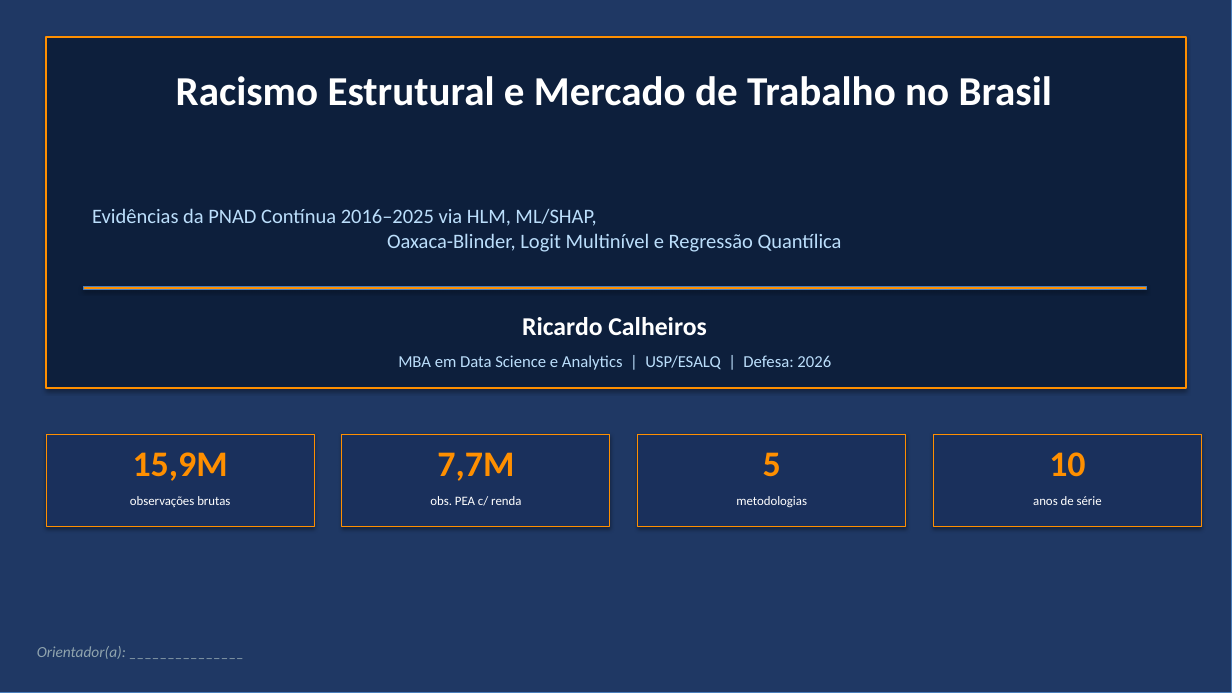
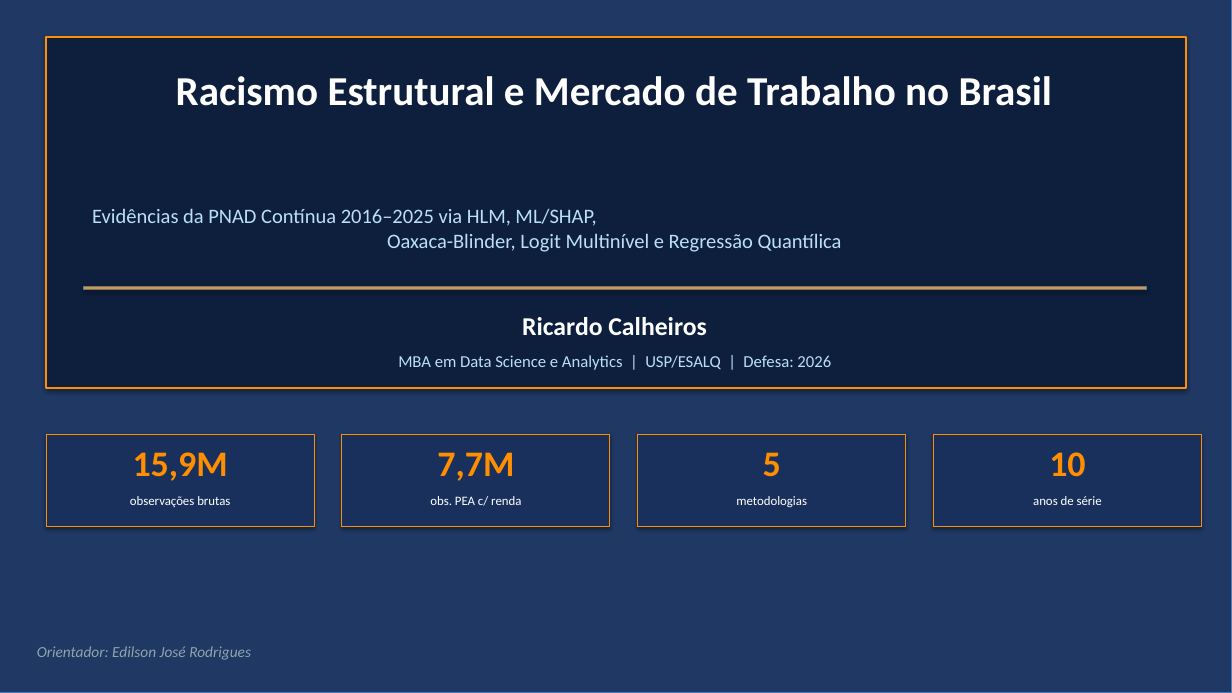
Before and after one commit to rickinrj-ux/ProjetoRacismoPNAD, a slide deck: slide 1 of apresentacao_tcc.pptx. Drawn at 1232x693 pixels with LibreOffice and Linux fonts; fonts in the diff are those of the drawing. Boxes give left, top, right and bottom in pixels: in the first picture for what was removed or moved away, otherwise in the second. Text is boxed around its words. In the diff, an @@ line names an element or a change of style, - is before the commit and + after.

```diff
--- a/apresentacao_tcc.pptx
+++ b/apresentacao_tcc.pptx
@@ text at (x1=37, y1=646, x2=251, y2=660): text changed @@
-Orientador(a): _______________
+Orientador: Edilson José Rodrigues
```
Also in this commit, not shown: 3 other files.
